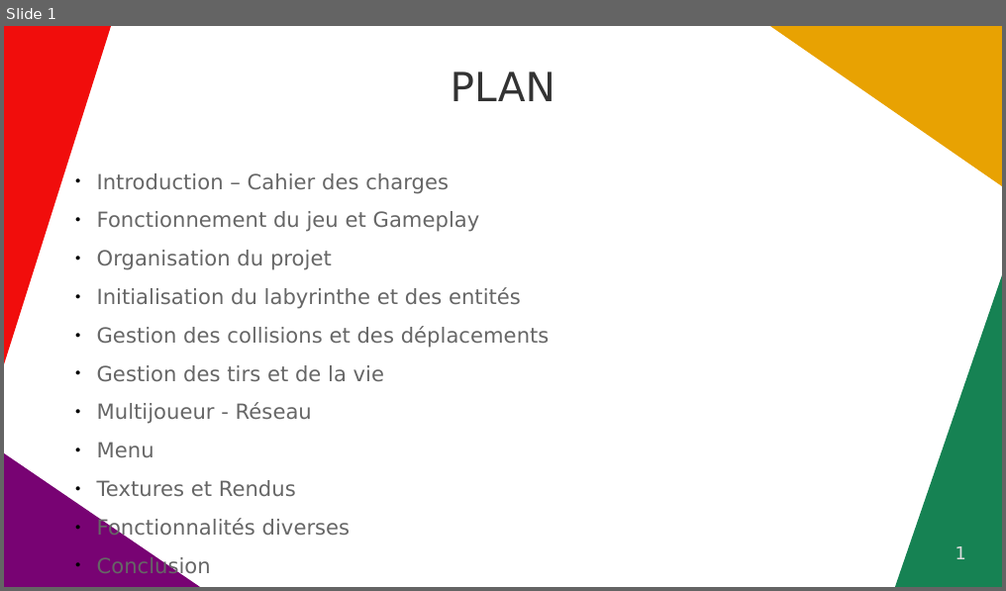
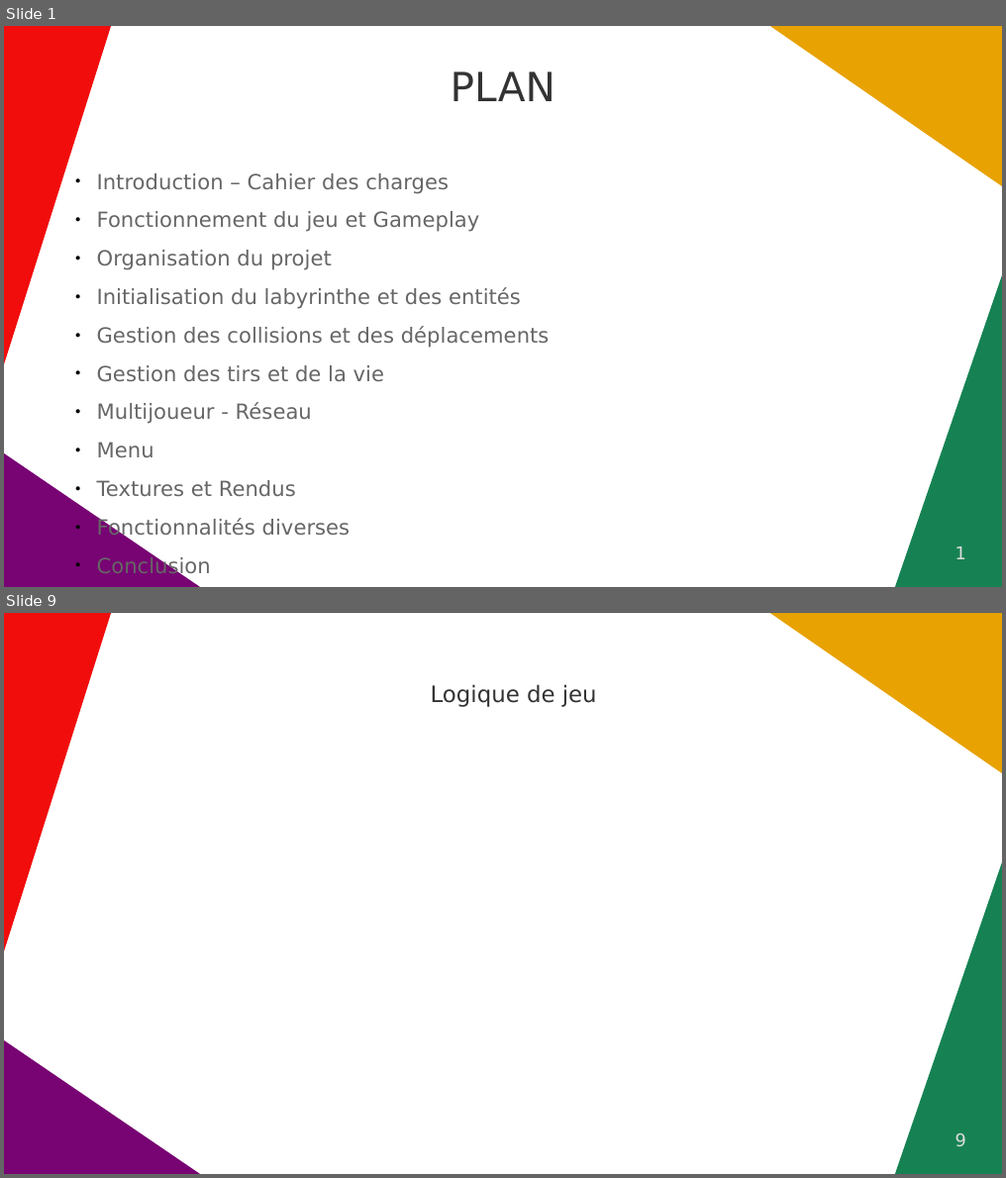
Before and after one commit to StrawPlume/MAZE-SHOOTER, a slide deck: rapport/diapo.odp. Shown one above the other, each under a label of ours: slide 1 before the commit, slides 1 and 9 after it; the slides between them are not shown. The pictures are 1006x591 and 1006x1178 pixels, drawn with LibreOffice and Linux fonts; fonts in the diff are those of the drawing. Boxes give left, top, right and bottom in pixels: in the first picture for what was removed or moved away, otherwise in the second. Text is boxed around its words. In the diff, an @@ line names an element or a change of style, - is before the commit and + after.

```diff
--- a/rapport/diapo.odp
+++ b/rapport/diapo.odp
@@ slide 9 added at [4, 613, 1002, 1174], background #FFFFFF; not listed: 4 template elements that a slide beside it also shows @@
@@ title added at [431, 684, 597, 707], 18 pt, text #333333 @@
+Logique de jeu
@@ page number added at [955, 1134, 966, 1148], 14 pt, text #DDDDDD @@
+9
```
Also in this commit, not shown: 10 other slides added.
